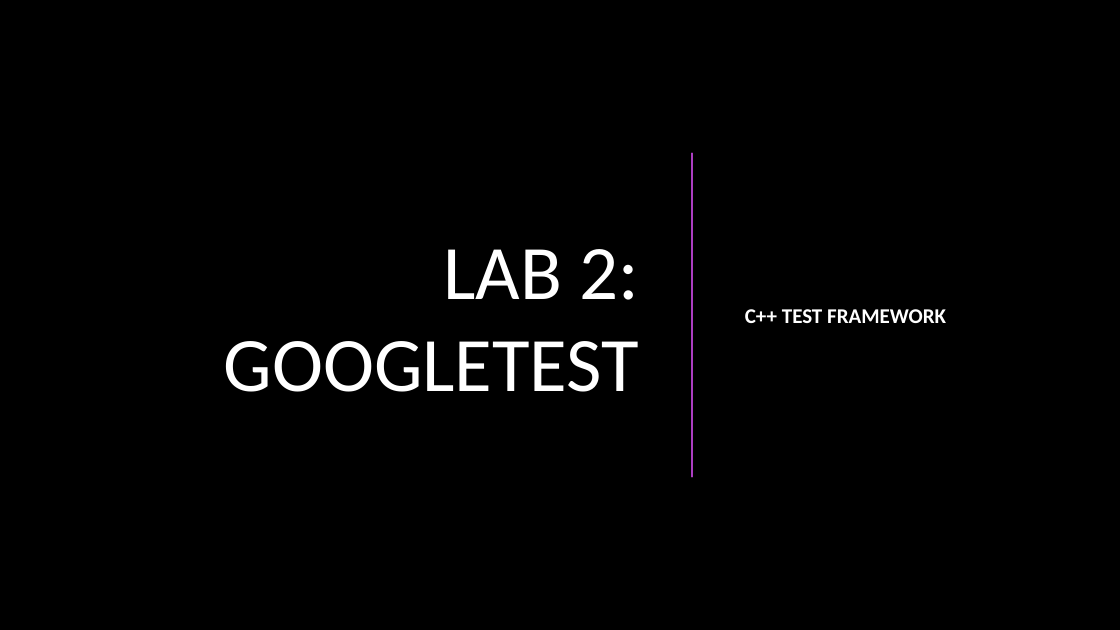
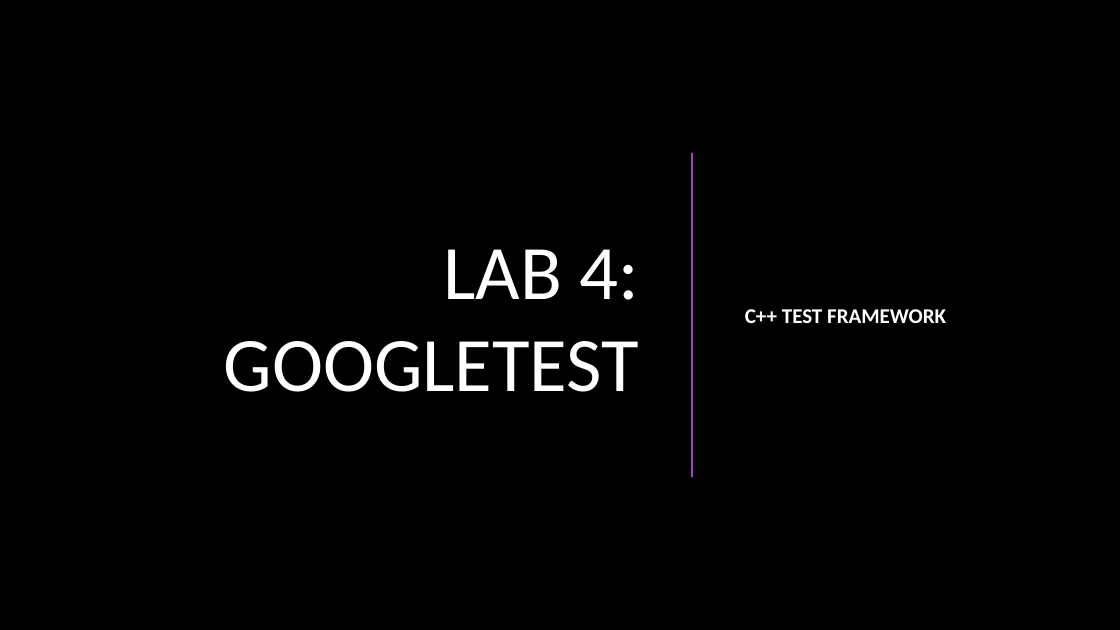
Before and after one commit to CNOCycle/cpp_tutorial, a slide deck: slide 1 of lab04/00-lab04.pptx. Drawn at 1120x630 pixels with LibreOffice and Linux fonts; fonts in the diff are those of the drawing; background and template pictures are left out. Boxes give left, top, right and bottom in pixels: in the first picture for what was removed or moved away, otherwise in the second. Text is boxed around its words. In the diff, an @@ line names an element or a change of style, - is before the commit and + after.

```diff
--- a/lab04/00-lab04.pptx
+++ b/lab04/00-lab04.pptx
@@ title at (224,249,640,392): text changed @@
-LAB 2: GOOGLETEST
+LAB 4: GOOGLETEST
```
Also in this commit, not shown: 5 slides added, 21 other files.
